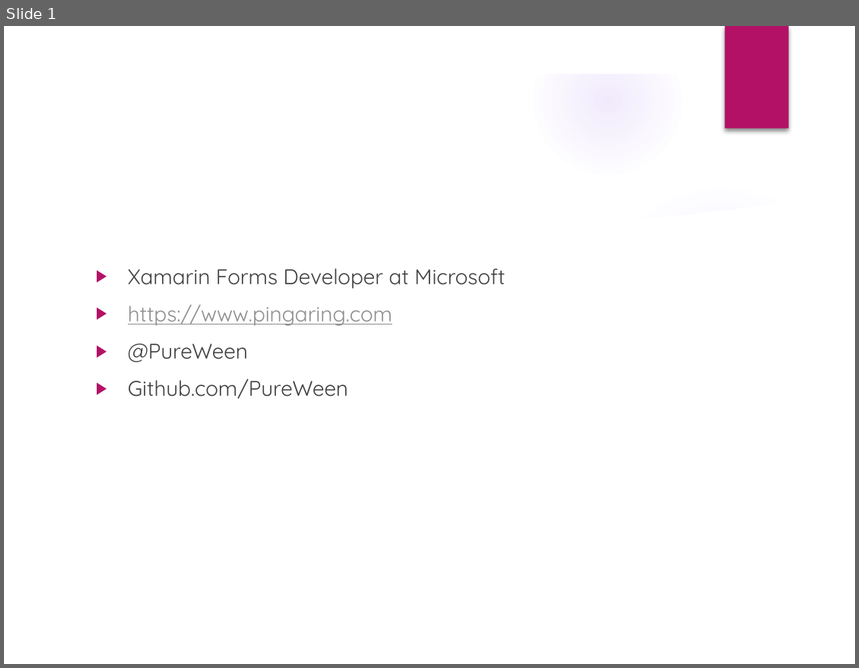
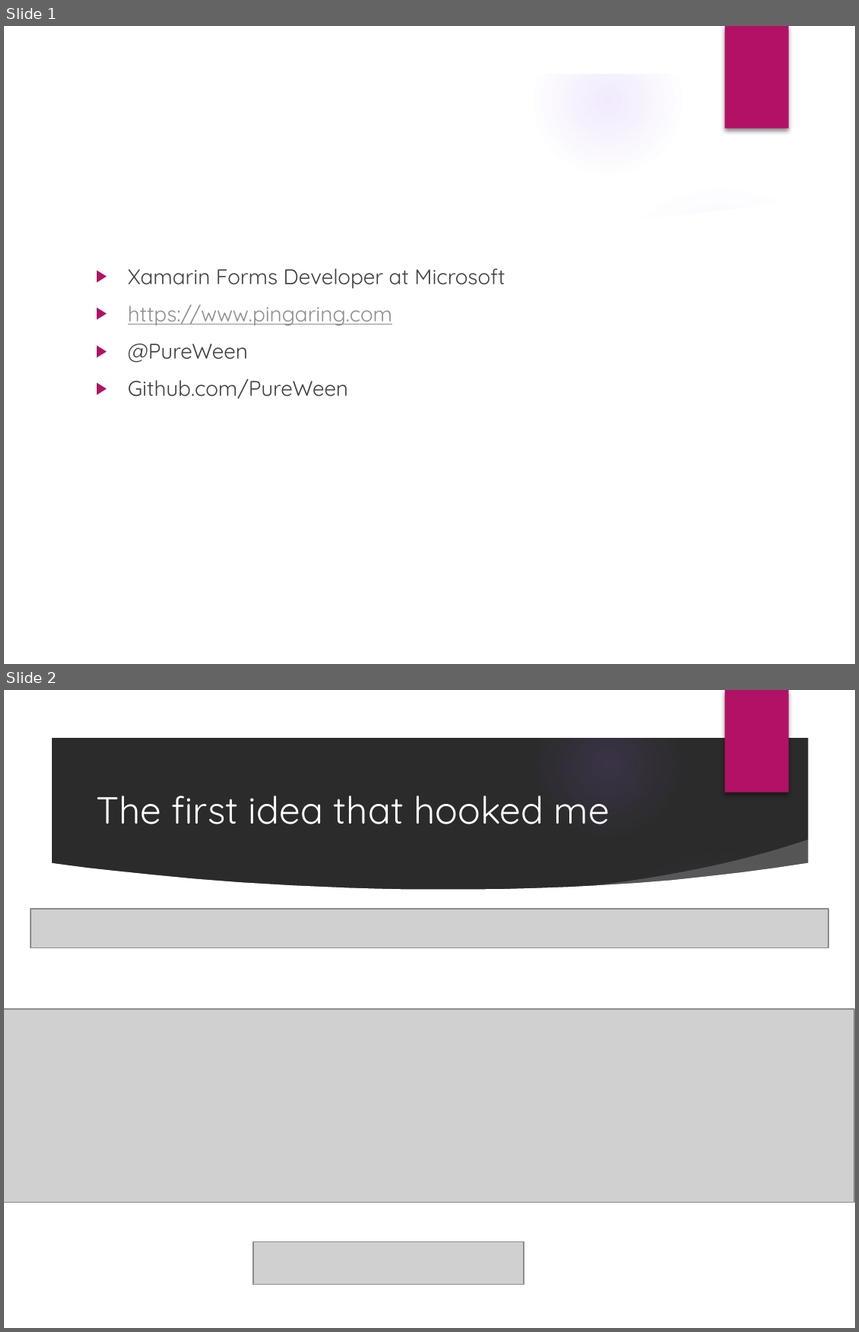
Before and after one commit to PureWeen/DevDays_20171116, a slide deck: DenverDevDays20171116.pptx. Shown one above the other, each under a label of ours: slide 1 before the commit, slides 1 and 2 after it. The pictures are 859x668 and 859x1332 pixels, drawn with LibreOffice and Linux fonts; fonts in the diff are those of the drawing; grey boxes stand for pictures; background and template pictures are left out; a plain dark background stands for a picture behind light text. Boxes give left, top, right and bottom in pixels: in the first picture for what was removed or moved away, otherwise in the second. Text is boxed around its words. In the diff, an @@ line names an element or a change of style, - is before the commit and + after.

```diff
--- a/DenverDevDays20171116.pptx
+++ b/DenverDevDays20171116.pptx
@@ slide 2 added at (4,690,855,1328), background picture (left out); not listed: 9 template elements that a slide beside it also shows @@
@@ title added at (96,796,610,825), 24 pt, text #FFFFFF @@
+The first idea that hooked me
@@ picture added at (30,909,828,948) @@
@@ picture added at (4,1009,855,1201) @@
@@ picture added at (254,1242,525,1285) @@
```
Also in this commit, not shown: 4 other files.
